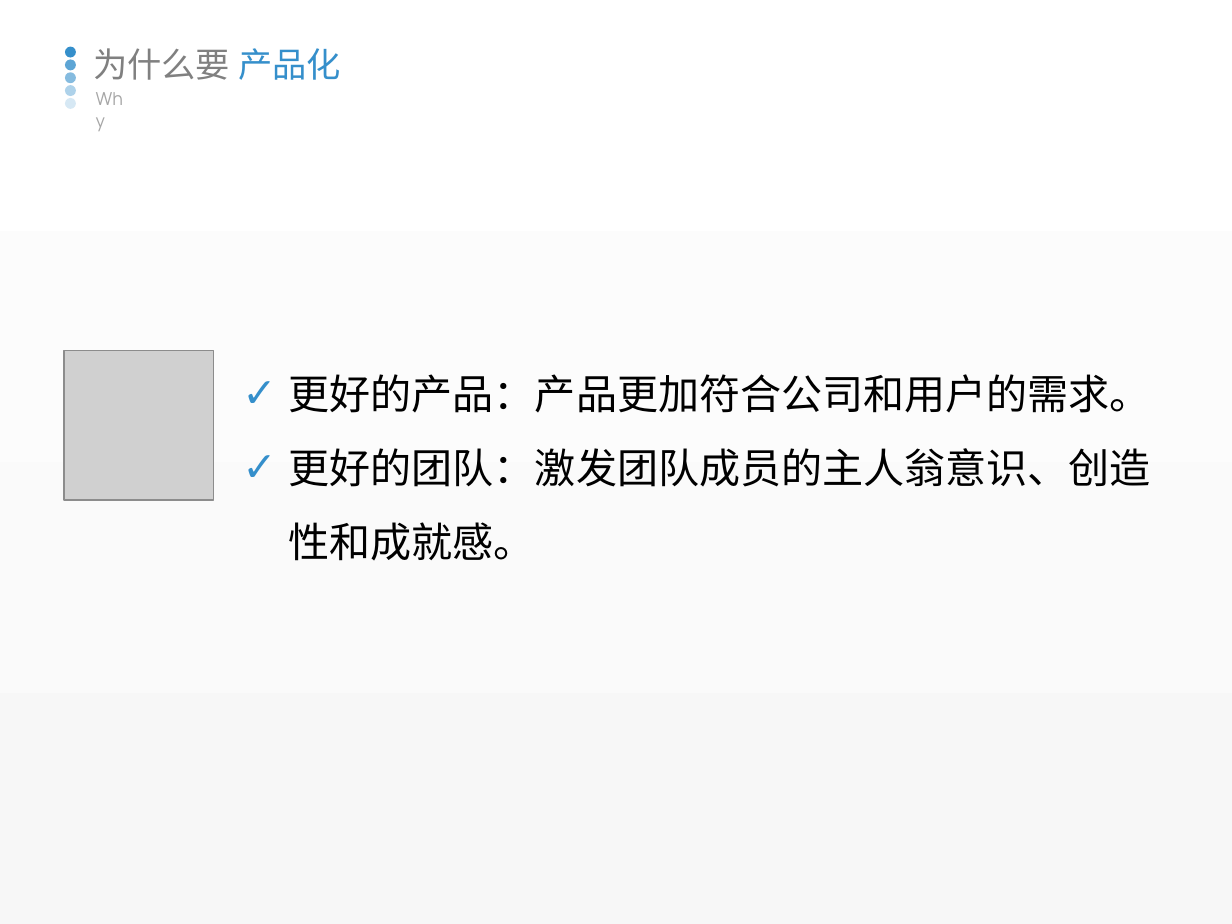
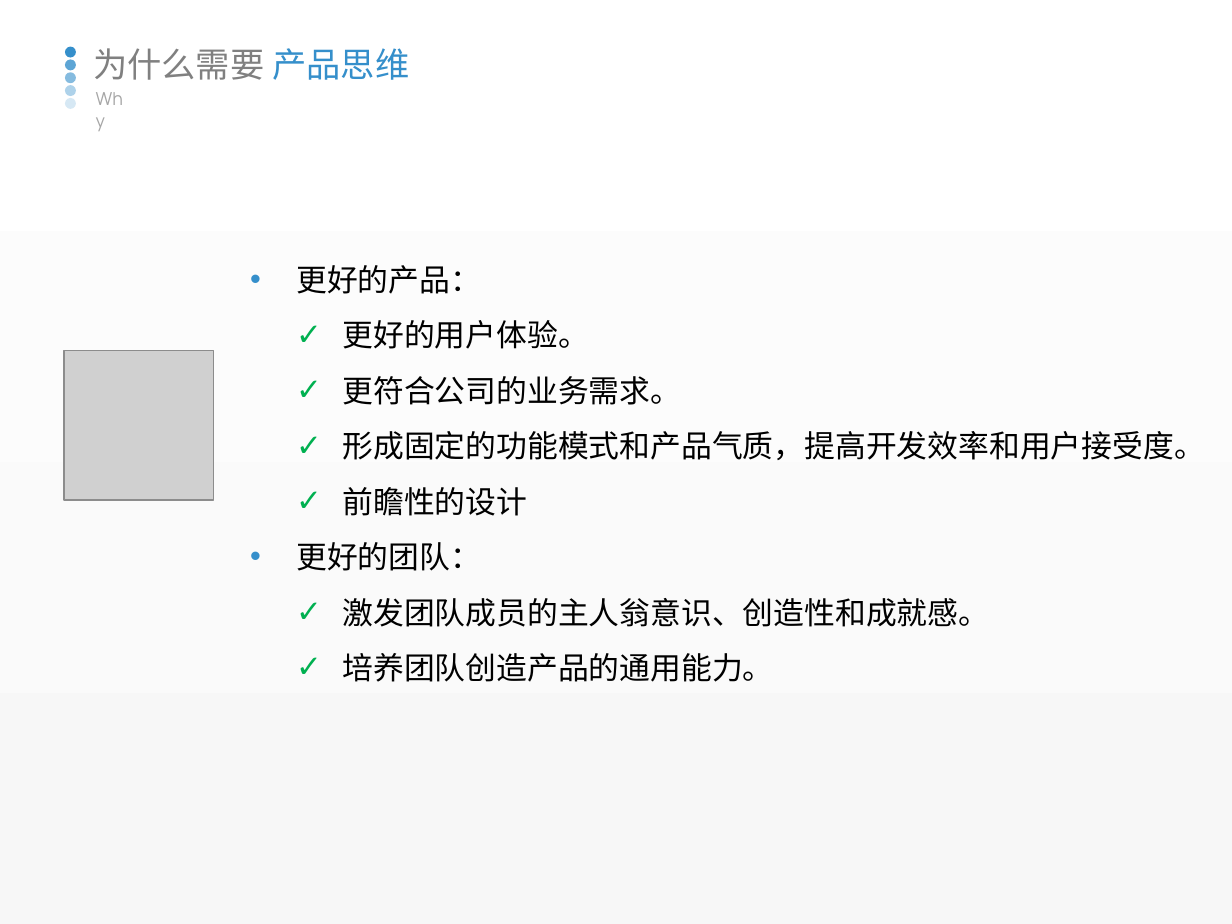
Before and after one commit to watermoonlx/presentation, a slide deck: slide 8 of 20190508-产品化/产品化.pptx (slide 7 before the commit). Drawn at 1232x924 pixels with LibreOffice and Linux fonts; fonts in the diff are those of the drawing; grey boxes stand for pictures. Boxes give left, top, right and bottom in pixels: in the first picture for what was removed or moved away, otherwise in the second. Text is boxed around its words. In the diff, an @@ line names an element or a change of style, - is before the commit and + after.

```diff
--- a/20190508-产品化/产品化.pptx
+++ b/20190508-产品化/产品化.pptx
@@ text at <box>93,48,409,80</box>: text changed @@
-为什么要 产品化
+为什么需要 产品思维
@@ text at <box>296,265,1204,682</box>: text changed; size 24 to 18 pt; font Noto Sans CJK SC to Calibri @@
-✓ 更好的产品：产品更加符合公司和用户的需求。
-✓ 更好的团队：激发团队成员的主人翁意识、创造性和成就感。
+• 更好的产品：
+  ✓ 更好的用户体验。
+  ✓ 更符合公司的业务需求。
+  ✓ 形成固定的功能模式和产品气质，提高开发效率和用户接受度。
+  ✓ 前瞻性的设计
+• 更好的团队：
+  ✓ 激发团队成员的主人翁意识、创造性和成就感。
+  ✓ 培养团队创造产品的通用能力。
```
Also in this commit, not shown: 6 other slides changed, 10 slides added, 8 slides removed, 2 other files.
